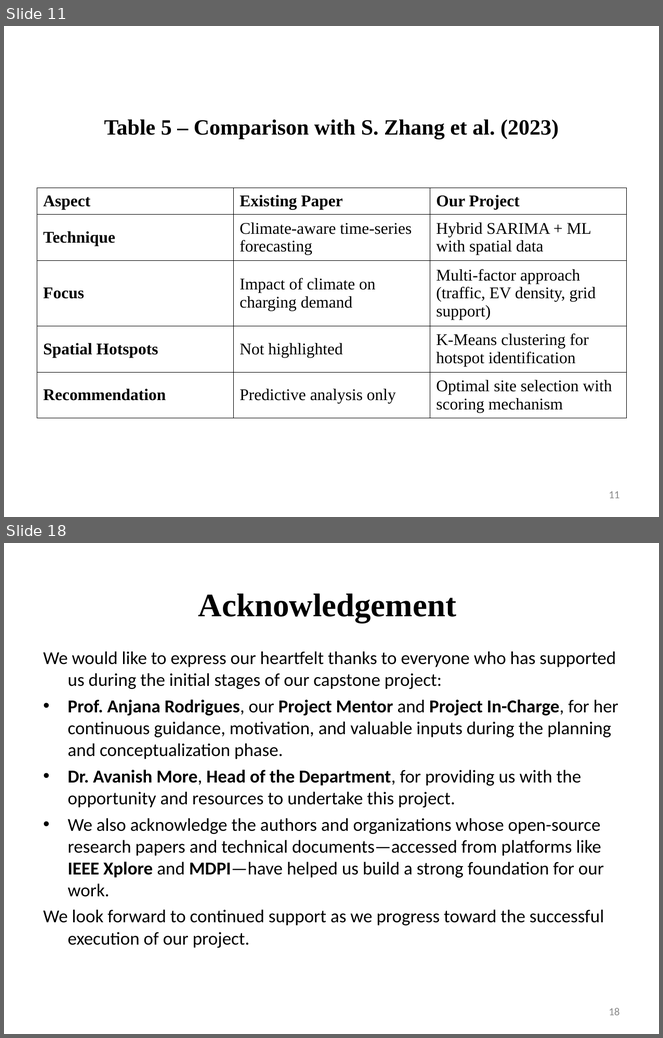
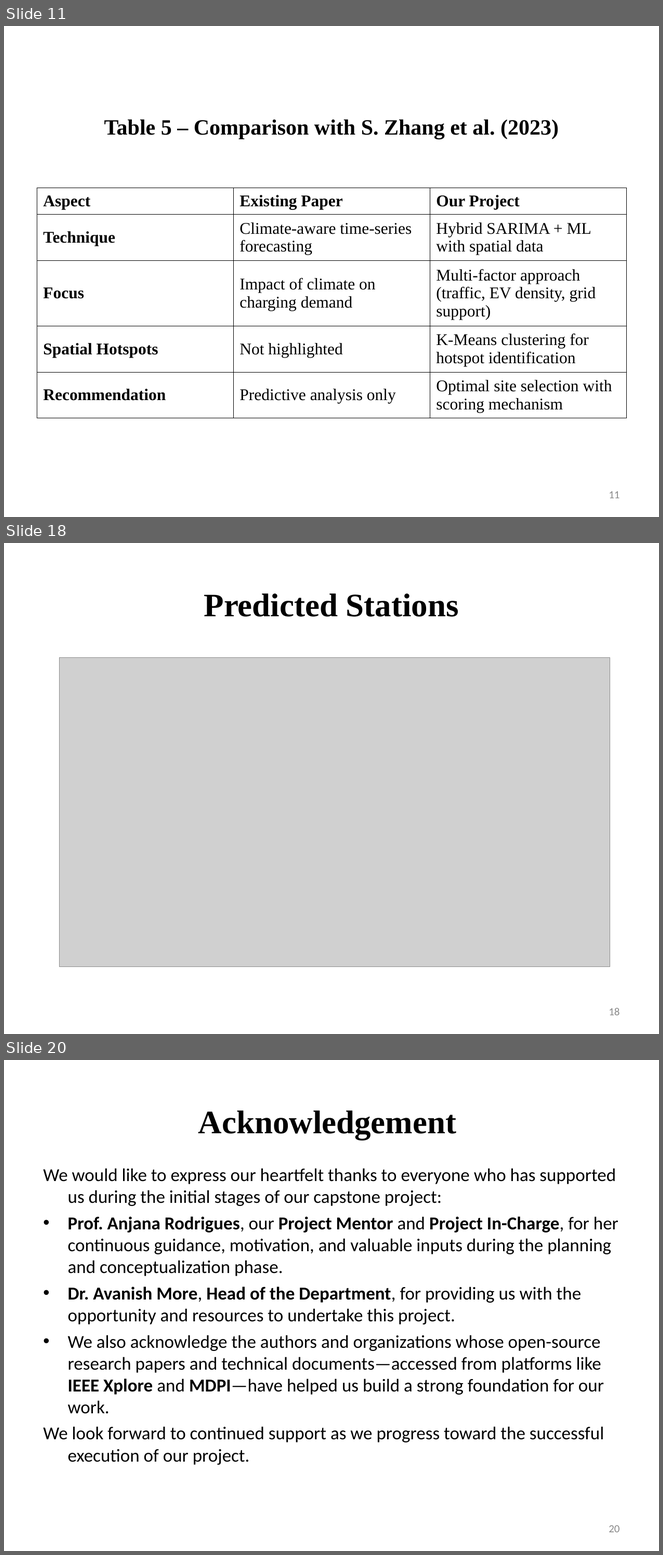
Before and after one commit to TirthDhandhukia30/EVision, a slide deck: Models/Topic 1- EVision.ppt. Shown one above the other, each under a label of ours: slides 11 and 18 before the commit, slides 11, 18 and 20 after it; the slides between them are not shown. The pictures are 663x1038 and 663x1555 pixels, drawn with LibreOffice and Linux fonts; fonts in the diff are those of the drawing; grey boxes stand for pictures. Boxes give left, top, right and bottom in pixels: in the first picture for what was removed or moved away, otherwise in the second. Text is boxed around its words. In the diff, an @@ line names an element or a change of style, - is before the commit and + after.

```diff
--- a/Models/Topic 1- EVision.ppt
+++ b/Models/Topic 1- EVision.ppt
@@ slide 18 added at (4, 543, 659, 1034), background #FFFFFF at 50% opacity @@
@@ title added at (204, 593, 459, 617), 36 pt, text #000000, bold @@
+Predicted Stations
@@ picture added at (60, 657, 610, 967) @@
@@ page number added at (609, 1008, 620, 1016), 12 pt, text #898989 @@
+18
@@ what was slide 18 is now slide 20 @@
@@ page number at (609, 1525, 620, 1533): text changed @@
-18
+20
```
Also in this commit, not shown: 7 slides changed, 5 other slides added, 3 slides removed, 29 other files.
